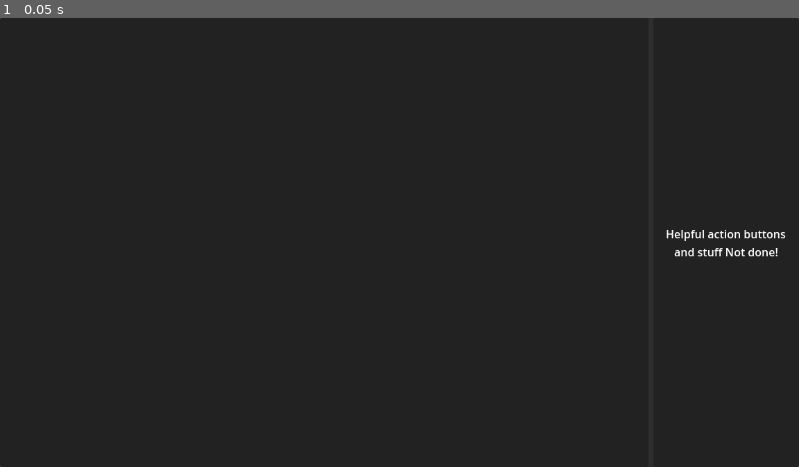
Above: before the commit, frame 1.
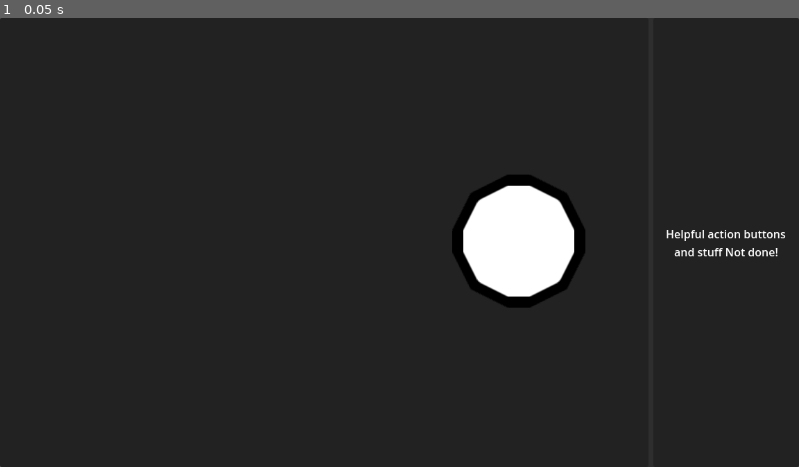
Above: after the commit, the same moment.

Repository: SpencerTWilson/ProjectMap
Game: Godot game, scene res://scenes/game/game_screen.tscn
The game is run twice, just before and just after one commit, with the same random seed, the same clock (stepped at 60 frames per second) and the same inputs. This scene is started directly instead of the project's main scene.
Inputs:
- Up to frame 1 (0.05 s): no input

The runs differ from the first frame. In frame 1, 3.7% of the frame differs, in the area x 56-74%, y 34-65%.
Error in both runs: Invalid access to property or key '-1' on a base object of type 'Dictionary'. (res://scenes/game/coin_display.gd:12)

Commit message:
compass work

Diff:
--- a/autoloads/map.gd
+++ b/autoloads/map.gd
@@ -73,7 +73,7 @@
 	get_cell_patch(map.keys().pick_random())
 
 	for cell in map.keys():
-		if !checked_cells.has(cell):
+		if !checked_cells.has(cell): # and map[cell]["directions"].size() < 8:
 			var cell_in_map = checked_cells.pick_random()
 			map[cell][find_unconnected_dir(cell)[0]] = cell_in_map
 			map[cell_in_map][find_unconnected_dir(cell_in_map)[0]] = cell
@@ -92,7 +92,7 @@
 func get_cell_patch(cell):
 	checked_cells.append(cell)
 	for connected_dir in map[cell]:
-		if !sides.has(connected_dir): continue
+		if !directions.has(connected_dir): continue
 		if !checked_cells.has(map[cell][connected_dir]):
 			get_cell_patch(map[cell][connected_dir])
 
@@ -213,7 +213,7 @@
 	"Yellow"
 ]
 
-var sides: Array = [
+var directions: Array = [
 	"North",
 	"Northeast",
 	"East",
--- a/autoloads/options.json
+++ b/autoloads/options.json
@@ -1 +1 @@
-{"Accessibility":{"Color Blind Mode":"None"},"Audio":{"Disable When Unfocused":true,"Master Volume":0.5,"Music Volume":1,"SFX Volume":1,"UI Volume":1},"Controls":{},"Graphics":{"Fullscreen":true},"Language":"en","Name":"bingo"}
+{"Accessibility":{"Color Blind Mode":"None"},"Audio":{"Disable When Unfocused":true,"Master Volume":0.5,"Music Volume":1,"SFX Volume":1,"UI Volume":1},"Controls":{},"Graphics":{"Fullscreen":true},"Language":"en","Name":"Dyllan"}
--- /dev/null
+++ b/scenes/game/compass/compass.gd
@@ -0,0 +1,73 @@
+extends Control
+
+var player_id: int = 1
+
+func _ready() -> void:
+	player_id = multiplayer.get_unique_id()
+	MultiplayerManager.stable_player_data_updated.connect(_update_compass)
+	_update_compass(player_id, "position")
+
+func _update_compass(peer_id: int, data_key: String):
+	if peer_id != player_id:
+		return
+
+	match data_key:
+		"position":
+			if MultiplayerManager.stable_player_data[player_id].has("position"):
+				_update_color(MultiplayerManager.stable_player_data[player_id]["position"])
+				_update_exit_arrows(MultiplayerManager.stable_player_data[player_id]["position"])
+		"enter_dir":
+			_update_enter_dir()
+		_:
+			return
+
+func _update_color(cell_id: int):
+	var cell_type: String = Map.map[cell_id]["type"]
+	if cell_type_colors.has(cell_type): $Cell.modulate = cell_type_colors[cell_type]
+
+func _update_exit_arrows(cell_id: int):
+	for dir in Map.directions:
+		if Map.map[cell_id].has(dir):
+			get_dir_arrow(dir).visible = true
+		else:
+			get_dir_arrow(dir).visible = false
+
+func _update_enter_dir():
+	for dir in Map.directions:
+		get_dir_arrow(dir, false).visible = false
+	get_dir_arrow(MultiplayerManager.stable_player_data[player_id]["enter_dir"], false).visible = true
+
+func get_dir_arrow(dir: String, exit: bool = true):
+	match dir:
+		"North":
+			if !exit: return $Entrances/North
+			return $Exits/North
+		"East":
+			if !exit: return $Entrances/East
+			return $Exits/East
+		"South":
+			if !exit: return $Entrances/South
+			return $Exits/South
+		"West":
+			if !exit: return $Entrances/West
+			return $Exits/West
+		"Northeast":
+			if !exit: return $Entrances/Northeast
+			return $Exits/Northeast
+		"Southeast":
+			if !exit: return $Entrances/Southeast
+			return $Exits/Southeast
+		"Southwest":
+			if !exit: return $Entrances/Southwest
+			return $Exits/Southwest
+		"Northwest":
+			if !exit: return $Entrances/Northwest
+			return $Exits/Northwest
+
+#CellType: Color
+var cell_type_colors: Dictionary = {
+	"Neutral": Color.GAINSBORO,
+	"Yellow": Color.GOLD,
+	"Red": Color.FIREBRICK,
+	"Blue": Color.DODGER_BLUE
+}
--- a/scenes/game/compass/compass.tscn
+++ b/scenes/game/compass/compass.tscn
@@ -1,7 +1,9 @@
-[gd_scene load_steps=3 format=3 uid="uid://4kak3hkqfnb5"]
+[gd_scene load_steps=5 format=3 uid="uid://4kak3hkqfnb5"]
 
 [ext_resource type="Texture2D" uid="uid://ddoicvdh7woe4" path="res://assets/compass/upscaled/compass_cell.png" id="1_jwfqt"]
+[ext_resource type="Script" path="res://scenes/game/compass/compass.gd" id="1_y3tgs"]
 [ext_resource type="Texture2D" uid="uid://b14eqvnysy47l" path="res://assets/compass/pixel/arrow.png" id="2_1fn51"]
+[ext_resource type="Material" uid="uid://br83xu4qn5w3w" path="res://scenes/game/compass/direction_highlight.tres" id="3_pi75g"]
 
 [node name="Compass" type="Control"]
 layout_mode = 3
@@ -10,100 +12,117 @@
 anchor_bottom = 1.0
 grow_horizontal = 2
 grow_vertical = 2
+script = ExtResource("1_y3tgs")
 
 [node name="Cell" type="Sprite2D" parent="."]
 texture = ExtResource("1_jwfqt")
 
-[node name="Exits" type="Node2D" parent="Cell"]
+[node name="Exits" type="Node2D" parent="."]
 
-[node name="North" type="Sprite2D" parent="Cell/Exits"]
+[node name="North" type="Sprite2D" parent="Exits"]
+visible = false
+material = ExtResource("3_pi75g")
 position = Vector2(0, -125)
 texture = ExtResource("2_1fn51")
 
-[node name="East" type="Sprite2D" parent="Cell/Exits"]
+[node name="East" type="Sprite2D" parent="Exits"]
+visible = false
+material = ExtResource("3_pi75g")
 position = Vector2(125, 0)
 rotation = 1.5708
 texture = ExtResource("2_1fn51")
 
-[node name="South" type="Sprite2D" parent="Cell/Exits"]
+[node name="South" type="Sprite2D" parent="Exits"]
+visible = false
+material = ExtResource("3_pi75g")
 position = Vector2(0, 125)
 rotation = -3.14159
 texture = ExtResource("2_1fn51")
 
-[node name="West" type="Sprite2D" parent="Cell/Exits"]
+[node name="West" type="Sprite2D" parent="Exits"]
+visible = false
+material = ExtResource("3_pi75g")
 position = Vector2(-125, 0)
 rotation = -1.5708
 texture = ExtResource("2_1fn51")
 
-[node name="Northeast" type="Sprite2D" parent="Cell/Exits"]
+[node name="Northeast" type="Sprite2D" parent="Exits"]
+visible = false
+material = ExtResource("3_pi75g")
 position = Vector2(88.388, -88.388)
 rotation = 0.785398
 scale = Vector2(1, 1)
 texture = ExtResource("2_1fn51")
 
-[node name="Southeast" type="Sprite2D" parent="Cell/Exits"]
+[node name="Southeast" type="Sprite2D" parent="Exits"]
+visible = false
+material = ExtResource("3_pi75g")
 position = Vector2(88.388, 88.388)
 rotation = 2.35619
 scale = Vector2(1, 1)
 texture = ExtResource("2_1fn51")
 
-[node name="Southwest" type="Sprite2D" parent="Cell/Exits"]
+[node name="Southwest" type="Sprite2D" parent="Exits"]
+visible = false
+material = ExtResource("3_pi75g")
 position = Vector2(-88.388, 88.388)
 rotation = -2.35619
 texture = ExtResource("2_1fn51")
 
-[node name="Northwest" type="Sprite2D" parent="Cell/Exits"]
+[node name="Northwest" type="Sprite2D" parent="Exits"]
+visible = false
+material = ExtResource("3_pi75g")
 position = Vector2(-88.388, -88.388)
 rotation = -0.785398
 texture = ExtResource("2_1fn51")
 
-[node name="Entrances" type="Node2D" parent="Cell"]
+[node name="Entrances" type="Node2D" parent="."]
 
-[node name="North" type="Sprite2D" parent="Cell/Entrances"]
+[node name="North" type="Sprite2D" parent="Entrances"]
 visible = false
 position = Vector2(0, 50)
 texture = ExtResource("2_1fn51")
 
-[node name="East" type="Sprite2D" parent="Cell/Entrances"]
+[node name="East" type="Sprite2D" parent="Entrances"]
 visible = false
 position = Vector2(-50, 0)
 rotation = 1.5708
 texture = ExtResource("2_1fn51")
 
-[node name="South" type="Sprite2D" parent="Cell/Entrances"]
+[node name="South" type="Sprite2D" parent="Entrances"]
 visible = false
 position = Vector2(0, -50)
 rotation = -3.14159
 texture = ExtResource("2_1fn51")
 
-[node name="West" type="Sprite2D" parent="Cell/Entrances"]
+[node name="West" type="Sprite2D" parent="Entrances"]
 visible = false
 position = Vector2(50, 0)
 rotation = -1.5708
 texture = ExtResource("2_1fn51")
 
-[node name="Northeast" type="Sprite2D" parent="Cell/Entrances"]
+[node name="Northeast" type="Sprite2D" parent="Entrances"]
 visible = false
 position = Vector2(-35.355, 35.355)
 rotation = 0.785398
 scale = Vector2(1, 1)
 texture = ExtResource("2_1fn51")
 
-[node name="Southeast" type="Sprite2D" parent="Cell/Entrances"]
+[node name="Southeast" type="Sprite2D" parent="Entrances"]
 visible = false
 position = Vector2(-35.355, -35.355)
 rotation = 2.35619
 scale = Vector2(1, 1)
 texture = ExtResource("2_1fn51")
 
-[node name="Southwest" type="Sprite2D" parent="Cell/Entrances"]
+[node name="Southwest" type="Sprite2D" parent="Entrances"]
 visible = false
 position = Vector2(35.355, -35.355)
 rotation = -2.35619
 scale = Vector2(1, 1)
 texture = ExtResource("2_1fn51")
 
-[node name="Northwest" type="Sprite2D" parent="Cell/Entrances"]
+[node name="Northwest" type="Sprite2D" parent="Entrances"]
 visible = false
 position = Vector2(35.355, 35.355)
 rotation = -0.785398
--- /dev/null
+++ b/scenes/game/compass/dir_anim.gd
@@ -0,0 +1,6 @@
+extends Sprite2D
+
+var highlight: bool = false
+
+func _process(delta: float) -> void:
+	if highlight:
--- /dev/null
+++ b/scenes/game/compass/direction_highlight.gdshader
@@ -0,0 +1,10 @@
+shader_type canvas_item;
+
+group_uniforms Sine;
+uniform vec2 sine_amplitude = vec2(1.0, 0.0);
+uniform vec2 sine_speed = vec2(1.0, 0.0);
+
+void vertex() {
+	vec2 s = sin(TIME * sine_speed);
+	VERTEX += s * sine_amplitude;
+}
--- /dev/null
+++ b/scenes/game/compass/direction_highlight.tres
@@ -0,0 +1,8 @@
+[gd_resource type="ShaderMaterial" load_steps=2 format=3 uid="uid://br83xu4qn5w3w"]
+
+[ext_resource type="Shader" path="res://scenes/game/compass/direction_highlight.gdshader" id="1_47qmf"]
+
+[resource]
+shader = ExtResource("1_47qmf")
+shader_parameter/sine_amplitude = Vector2(0, 2)
+shader_parameter/sine_speed = Vector2(5, 5)
--- a/scenes/game/game_screen.tscn
+++ b/scenes/game/game_screen.tscn
@@ -1,9 +1,10 @@
-[gd_scene load_steps=5 format=3 uid="uid://cffjdv5vq44wo"]
+[gd_scene load_steps=6 format=3 uid="uid://cffjdv5vq44wo"]
 
 [ext_resource type="Script" path="res://scenes/game/map_maker.gd" id="1_jumot"]
 [ext_resource type="Script" path="res://scenes/game/main_text_output.gd" id="1_olfnk"]
 [ext_resource type="Script" path="res://scenes/game/coin_display.gd" id="2_jy6do"]
 [ext_resource type="Script" path="res://scenes/game/input_manager.gd" id="3_n7icx"]
+[ext_resource type="PackedScene" uid="uid://4kak3hkqfnb5" path="res://scenes/game/compass/compass.tscn" id="5_3beb0"]
 
 [node name="GameScreen" type="Control"]
 layout_mode = 3
@@ -82,3 +83,10 @@
 [node name="InputManager" type="Node" parent="." node_paths=PackedStringArray("text_out")]
 script = ExtResource("3_n7icx")
 text_out = NodePath("../Background/TextOutBackground/MainTextOutput")
+
+[node name="Compass" parent="." instance=ExtResource("5_3beb0")]
+layout_mode = 1
+offset_left = 748.0
+offset_top = 322.0
+offset_right = 748.0
+offset_bottom = 322.0
--- a/scenes/game/input_manager.gd
+++ b/scenes/game/input_manager.gd
@@ -36,10 +36,11 @@
 		return
 
 	if Map.move_player(move_dir):
+		MultiplayerManager._update_peers_stable.rpc({"entered_dir": move_dir})
 		var player_pos = MultiplayerManager.stable_player_data[multiplayer.get_unique_id()]["position"]
 		var dir_string: String = ""
 		for side in Map.map[player_pos]:
-			if Map.sides.has(side):
+			if Map.directions.has(side):
 				dir_string += side
 				dir_string += ", "
 		text_out._print_text("[color=Slategray]You moved [/color]%s[color=Slategray] to a[/color] %s[color=Slategray] space.\nYou can move in dir(s)[/color] %s" % [move_dir, Map.map[player_pos]["type"], dir_string])
